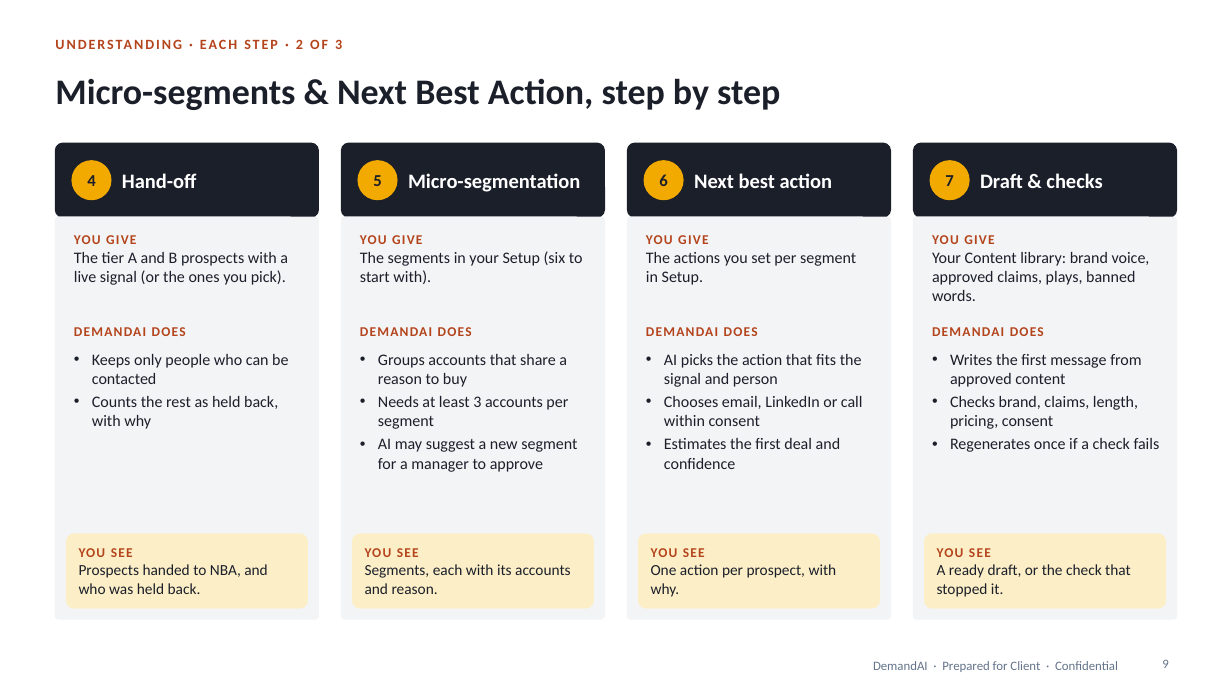
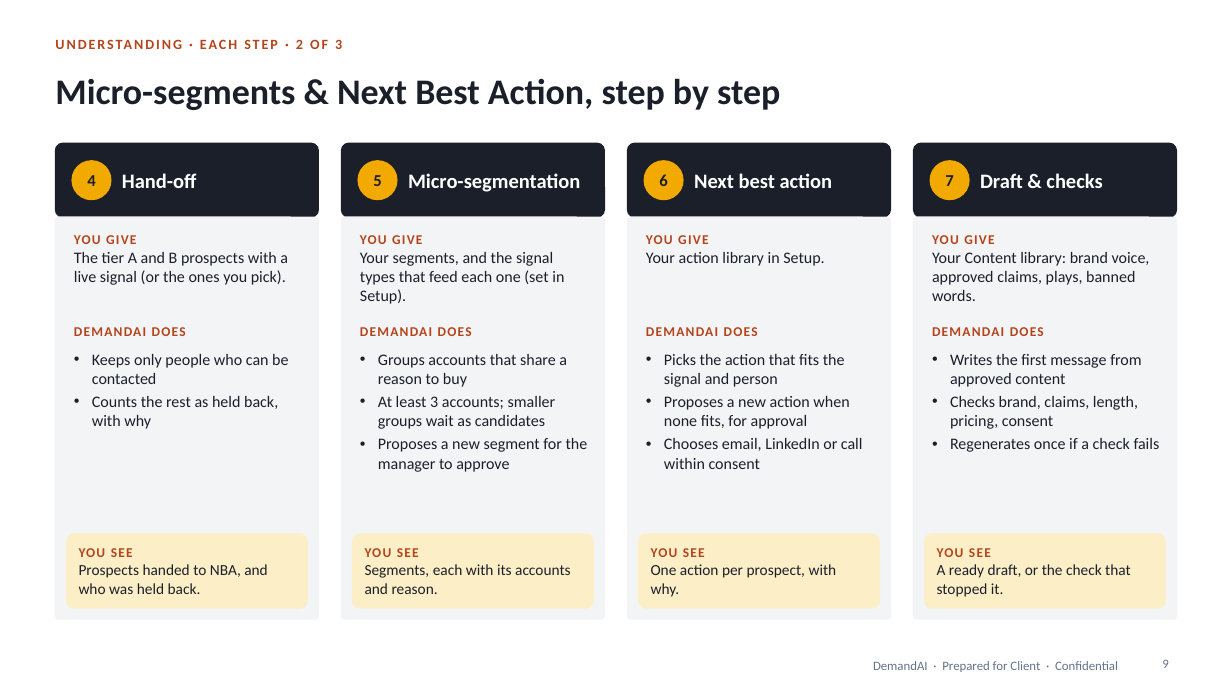
Before and after one commit to shantanusharma-commits/Demand-AI---POC, a slide deck: slide 9 of proposal/DemandAI_Pilot_Proposal.pptx. Drawn at 1232x693 pixels with LibreOffice and Linux fonts; fonts in the diff are those of the drawing. Boxes give left, top, right and bottom in pixels: in the first picture for what was removed or moved away, otherwise in the second. Text is boxed around its words. In the diff, an @@ line names an element or a change of style, - is before the commit and + after.

```diff
--- a/proposal/DemandAI_Pilot_Proposal.pptx
+++ b/proposal/DemandAI_Pilot_Proposal.pptx
@@ text at bbox=[360, 252, 564, 304]: text changed @@
-The segments in your Setup (six to start with).
+Your segments, and the signal types that feed each one (set in Setup).
@@ text at bbox=[646, 252, 824, 266]: text changed @@
-The actions you set per segment in Setup.
+Your action library in Setup.
@@ text at bbox=[664, 354, 849, 429]: text changed @@
-• AI picks the action that fits the signal and person
+• Picks the action that fits the signal and person
+• Proposes a new action when none fits, for approval
@@ text at bbox=[378, 396, 588, 472]: text changed @@
-• Needs at least 3 accounts per segment
-• AI may suggest a new segment for a manager to approve
+• At least 3 accounts; smaller groups wait as candidates
+• Proposes a new segment for the manager to approve
@@ text at bbox=[664, 438, 841, 469]: paragraph removed @@
-• Estimates the first deal and confidence
```
Also in this commit, not shown: 11 other slides changed, 1 slide added, 1 other file.
